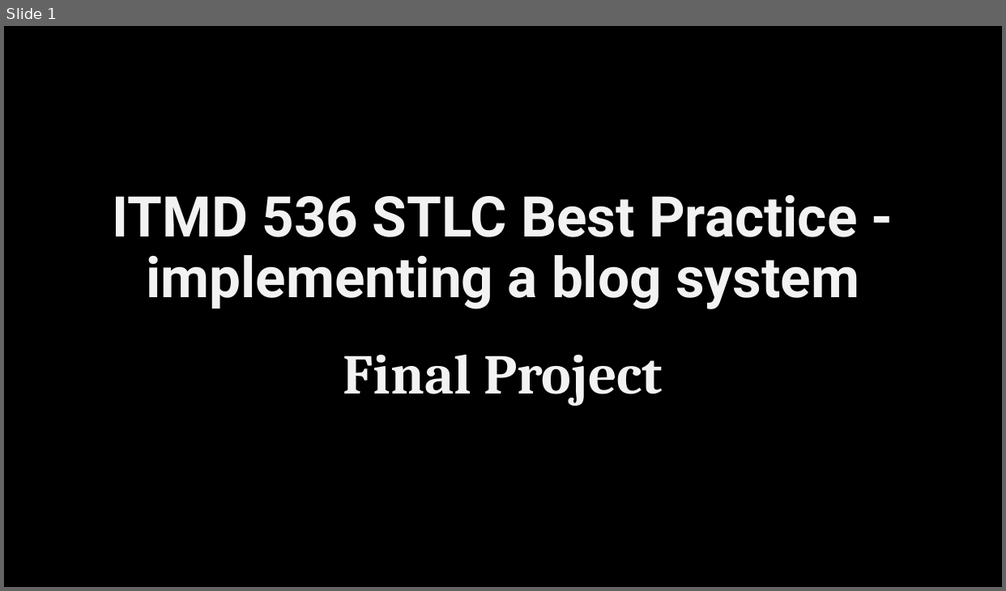
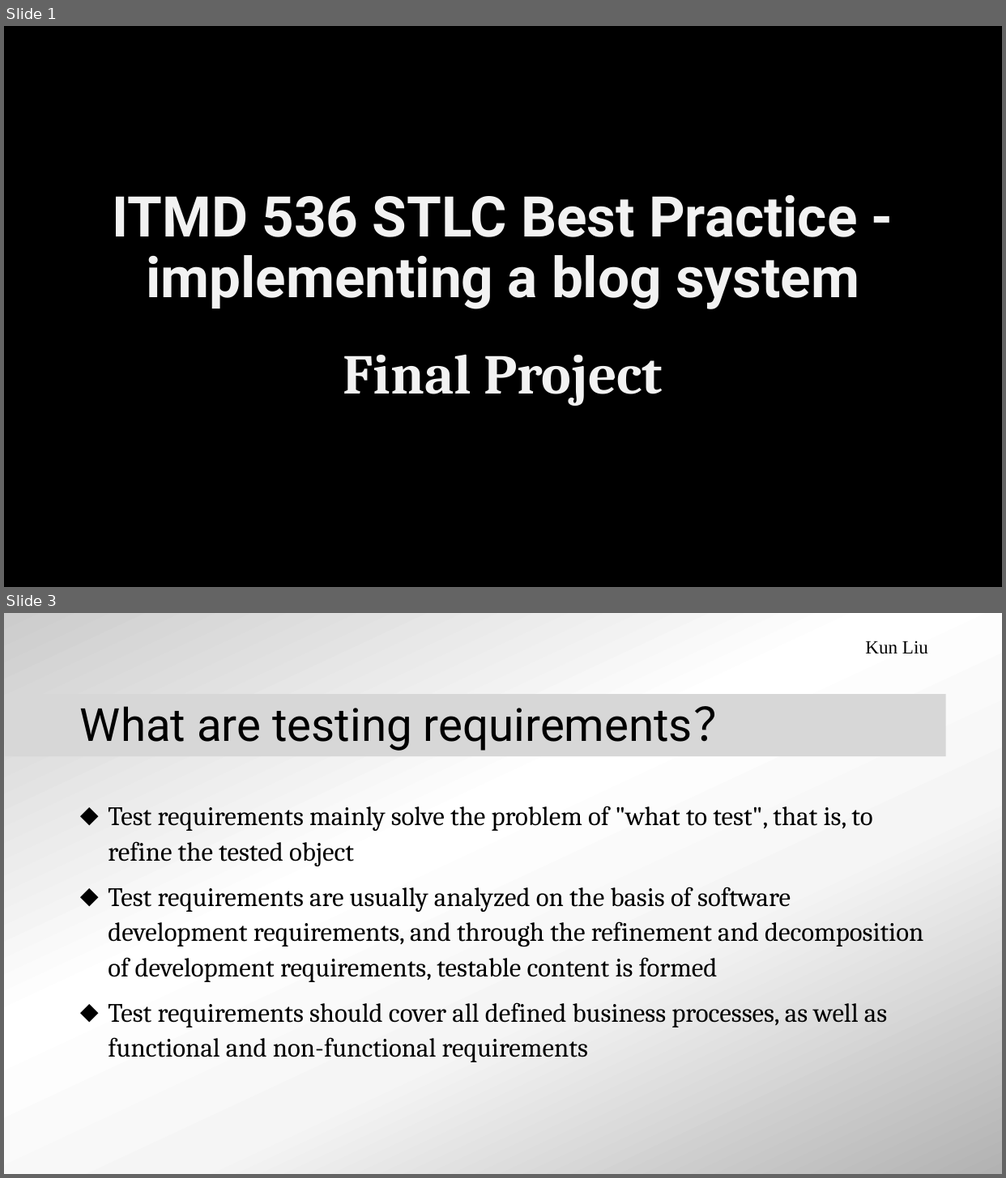
Before and after one commit to tubzby/itmd536, a slide deck: doc/STLC Best Practice - implementing a blog system.pptx. Shown one above the other, each under a label of ours: slide 1 before the commit, slides 1 and 3 after it; the slides between them are not shown. The pictures are 1006x591 and 1006x1178 pixels, drawn with LibreOffice and Linux fonts; fonts in the diff are those of the drawing; background and template pictures are left out. Boxes give left, top, right and bottom in pixels: in the first picture for what was removed or moved away, otherwise in the second. Text is boxed around its words. In the diff, an @@ line names an element or a change of style, - is before the commit and + after.

Commit message:
add requirement specification v1.0.2

```diff
--- a/doc/STLC Best Practice - implementing a blog system.pptx
+++ b/doc/STLC Best Practice - implementing a blog system.pptx
@@ slide 3 added at bbox=[4, 613, 1002, 1174], background gradient #B2B2B2 to #F5F5F5 to #FFFFFF to #CCCCCC; not listed: 1 template element that a slide beside it also shows @@
@@ text added at bbox=[865, 641, 928, 654], 18 pt, text #000000 @@
+Kun Liu
@@ title added at bbox=[80, 706, 739, 751], 44 pt, text #000000 @@
+What are testing requirements？
@@ text added at bbox=[108, 806, 923, 1063], 25.6 pt, text #000000 @@
+⬥ Test requirements mainly solve the problem of "what to test", that is, to refine the tested object
+⬥ Test requirements are usually analyzed on the basis of software development requirements, and through the refinement and decomposition of development requirements, testable content is formed
+⬥ Test requirements should cover all defined business processes, as well as functional and non-functional requirements
```
Also in this commit, not shown: 5 other slides added, 5 slides removed, 5 other files.
